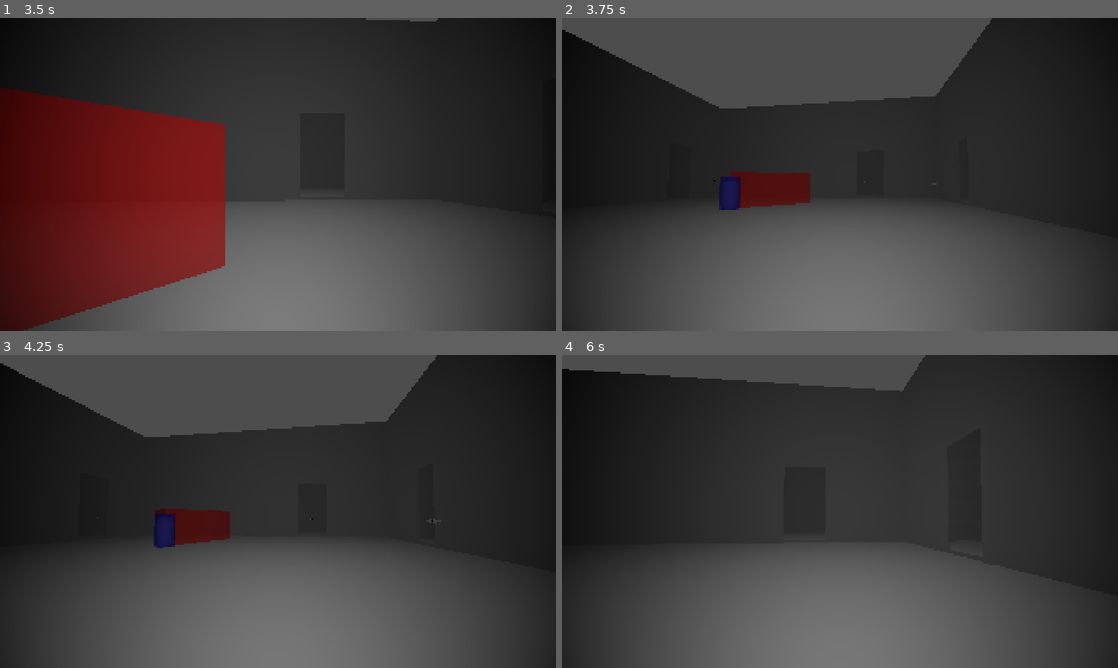
Above: before the commit, frames 1-4 (two rows, left to right).
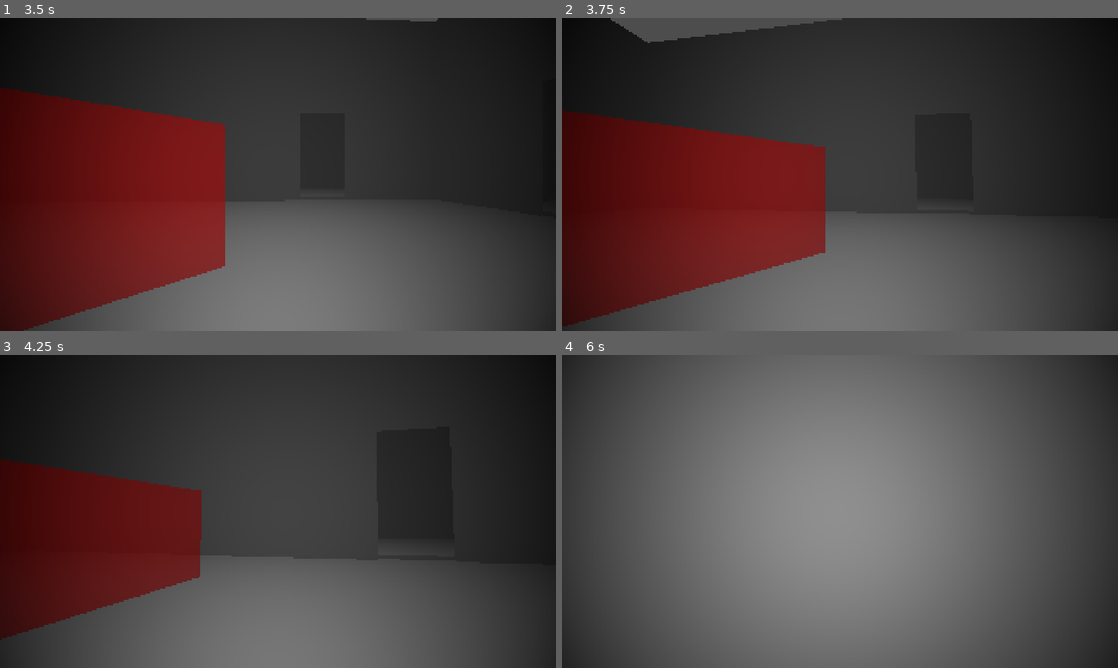
Above: after the commit, the same moments.

Repository: yuleedev/bandit-tails
Game: Godot game, scene res://Levels/main.tscn
Same seed, same stepped clock (60 frames per second), same inputs: the game is played once before the commit and once after it.
Inputs (mouse positions are in pixels of both pictures, inside the frame that each line leads up to):
- Up to frame 1 (3.5 s): tap Enter at 0.5 s; move the mouse to (272, 180) at 0.52 s; hold W (up) 0.53-2.78 s; tap E (interact) at 0.6 s; move the mouse to (316, 177) at 1.27 s; tap 0 at 1.35 s; move the mouse to (233, 171) at 2.02 s; tap 1 at 2.1 s; move the mouse to (283, 174) at 2.77 s; hold A (left) from 2.78 s (still down); tap 2 at 2.85 s
- Up to frame 2 (3.75 s): move the mouse to (817, 168) at 3.52 s; release A (left) at 3.53 s; hold W (up) from 3.53 s (still down); tap 3 at 3.6 s
- Up to frame 3 (4.25 s): keep holding W (up)
- Up to frame 4 (6 s): move the mouse to (867, 511) at 4.27 s; tap E (interact) at 4.35 s; move the mouse to (812, 511) at 5.02 s; tap 0 at 5.1 s; move the mouse to (851, 505) at 5.77 s; release W (up) at 5.78 s; hold D (right) from 5.78 s (still down); tap 1 at 5.85 s

Frame 1 is identical in both runs. In frame 2, 38% of the frame differs, in the area x 0-78%, y 0-99%; in frame 3, 29%; in frame 4, 67%, in the area x 0-98%, y 0-77%.

Commit message:
starting guard chasing

Diff:
--- a/Scripts/guard.gd
+++ b/Scripts/guard.gd
@@ -2,16 +2,27 @@
 
 ## ================ [ FIELDS ] ================ ##
 var target: CharacterBody3D
+var last_patrol_pos: Vector3
+#@onready var state = "patrolling"
 
 ## ================ [ GODOT ] ================ ##
 func _ready() -> void:
 	pass
 
+func _process(delta):
+	if target == null: #if there is no target, follow the path
+		target = target #<- placeholder to get rid of error
+	else: #if there is a target, follow it
+		target = target # <- placeholder to get rid of error
+#	link to reddit post
+#	https://www.reddit.com/r/godot/comments/ik9w3j/stop_and_resume_pathfollowing/
+
 func _on_vision_area_3d_body_entered(body: Node3D) -> void:
 	if body.is_in_group("player"):
 		print("guard has seen " + body.name)
 		target = body
-		target.global_position = Vector3(0, 1, 0)
+		last_patrol_pos = position
+		#target.global_position = Vector3(0, 1, 0)
 
 func _on_vision_area_3d_body_exited(body: Node3D) -> void:
 	if body.is_in_group("player"):
@@ -22,7 +33,8 @@
 	if area.is_in_group("player"):
 		print("guard has heard " + area.name)
 		target = area.get_parent()
-		target.global_position = Vector3(0, 1, 0)
+		last_patrol_pos = position
+		#target.global_position = Vector3(0, 1, 0)
 
 func _on_listening_area_3d_area_exited(area: Area3D) -> void:
 	if area.is_in_group("player"):
